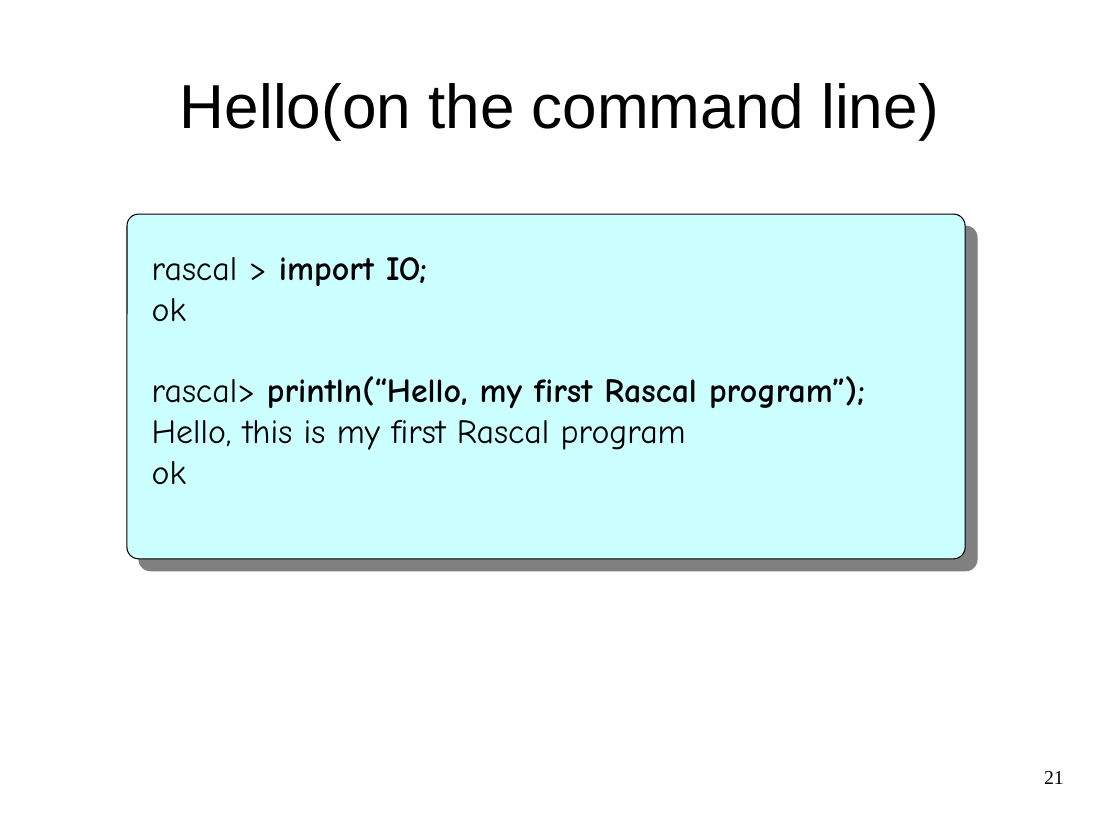
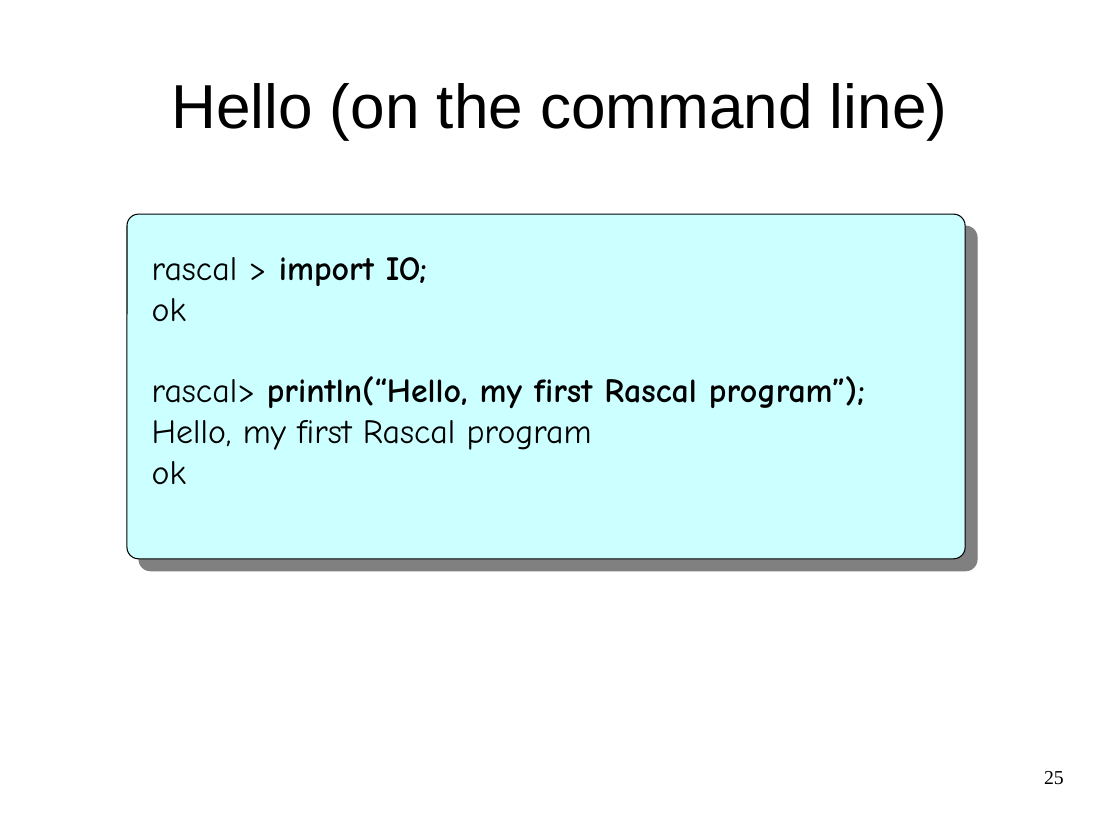
Before and after one commit to cwi-swat/meta-environment, a slide deck: slide 25 of meta-doc/analysis/rascal-slides/rascal-slides.odp (slide 21 before the commit). Drawn at 1120x840 pixels with LibreOffice and Linux fonts; fonts in the diff are those of the drawing; background and template pictures are left out. Boxes give left, top, right and bottom in pixels: in the first picture for what was removed or moved away, otherwise in the second. Text is boxed around its words. In the diff, an @@ line names an element or a change of style, - is before the commit and + after.

```diff
--- a/meta-doc/analysis/rascal-slides/rascal-slides.odp
+++ b/meta-doc/analysis/rascal-slides/rascal-slides.odp
@@ title at (171,83,947,139): spaces changed @@
-Hello(on the command line)
+Hello (on the command line)
@@ text at (152,420,592,450): text changed @@
-Hello, this is my first Rascal program
+Hello, my first Rascal program
@@ page number at (1044,771,1064,785): text changed @@
-21
+25
```
Also in this commit, not shown: 15 other slides changed, 13 slides added.
